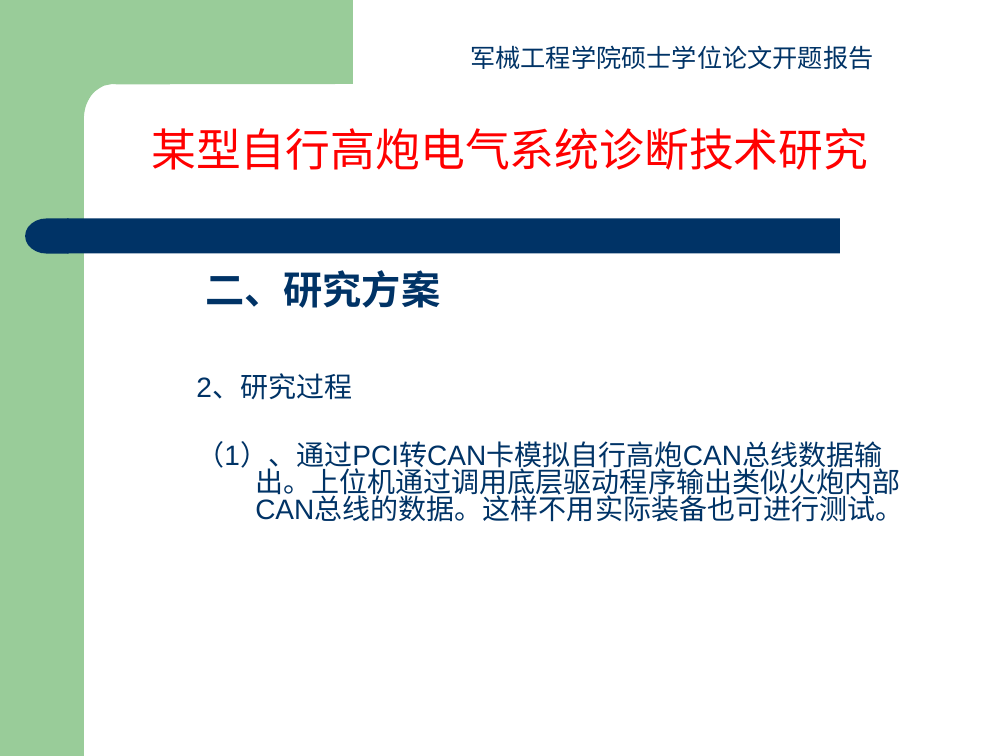
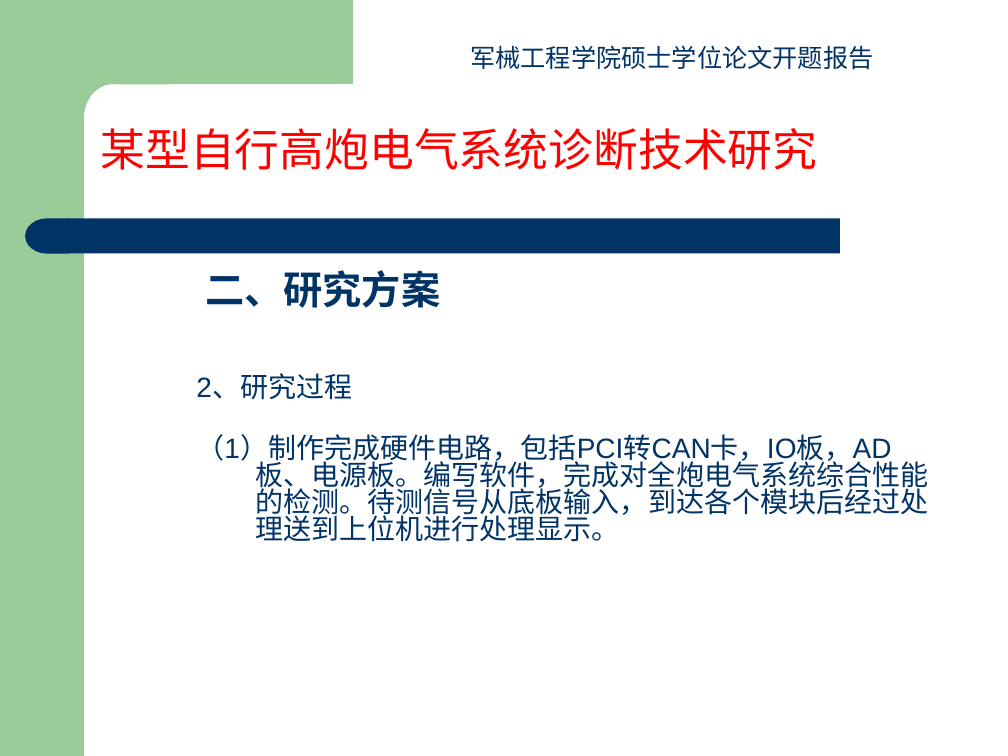
Before and after one commit to yangfan16860/Paper, a slide deck: slide 13 of 开题报告杨帆.ppt (slide 9 before the commit). Drawn at 1008x756 pixels with LibreOffice and Linux fonts; fonts in the diff are those of the drawing. Boxes give left, top, right and bottom in pixels: in the first picture for what was removed or moved away, otherwise in the second. Text is boxed around its words. In the diff, an @@ line names an element or a change of style, - is before the commit and + after.

```diff
--- a/开题报告杨帆.ppt
+++ b/开题报告杨帆.ppt
@@ text "某型自行高炮电气系统诊断技术研究" moved from (x1=151, y1=128, x2=868, y2=170) to (x1=100, y1=128, x2=817, y2=170) @@
@@ text at (x1=196, y1=434, x2=928, y2=542): text changed @@
-（1）、通过PCI转CAN卡模拟自行高炮CAN总线数据输出。上位机通过调用底层驱动程序输出类似火炮内部CAN总线的数据。这样不用实际装备也可进行测试。
+（1）制作完成硬件电路，包括PCI转CAN卡，IO板，AD板、电源板。编写软件，完成对全炮电气系统综合性能的检测。待测信号从底板输入，到达各个模块后经过处理送到上位机进行处理显示。
```
Also in this commit, not shown: 9 other slides changed, 5 slides added, 2 slides removed, 4 other files.
